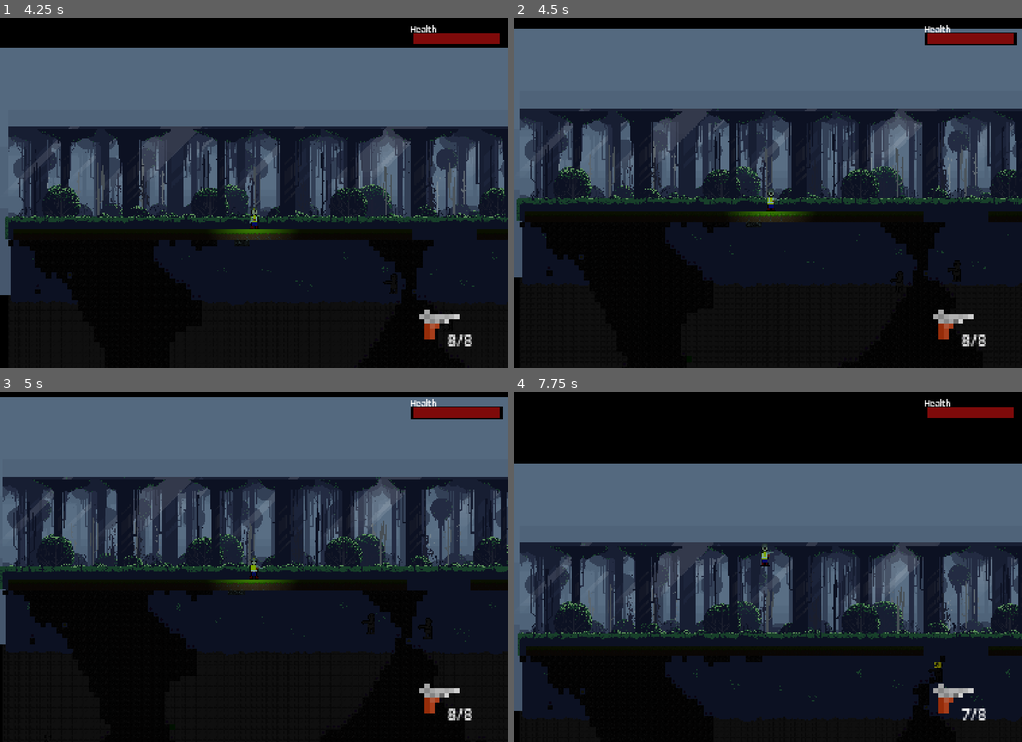
Above: before the commit, frames 1-4 (two rows, left to right).
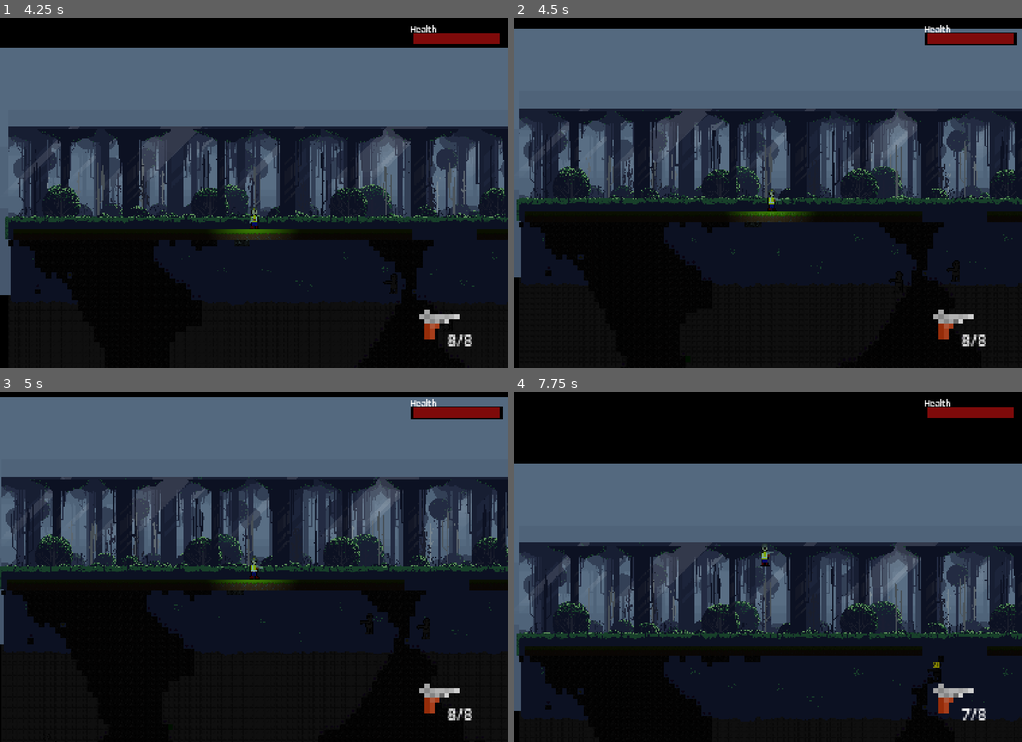
Above: after the commit, the same moments.

Repository: dullee/cave_game
Game: Godot game, scene res://UI/start_menu.tscn
Two runs of this game, one before a commit and one after it. Both use one fixed random seed, a clock stepped at 60 frames per second and the inputs below. The engine's default icon, where the game draws it, is replaced by a stand-in: a white triangle on a blue panel in a dark square.
Inputs (mouse positions are in pixels of both pictures, inside the frame that each line leads up to):
- Up to frame 1 (4.25 s): click "Singleplayer" at 0.5 s; move the mouse to (365, 175) at 1.27 s; tap A (a) at 1.35, 3.05, 3.6 s; tap D (d) at 1.55, 2.1, 3.8 s; tap Enter at 2 s; move the mouse to (152, 210) at 2.02 s; tap R (r) at 2.3, 2.85 s; move the mouse to (304, 116) at 2.77 s; hold Shift (left_shift) 2.78-3.53 s; move the mouse to (228, 263) at 3.52 s
- Up to frame 2 (4.5 s): move the mouse to (920, 245) at 4.27 s; tap D (d) at 4.35 s
- Up to frame 3 (5 s): tap R (r) at 4.55 s
- Up to frame 4 (7.75 s): move the mouse to (615, 514) at 5.02 s; hold Shift (left_shift) 5.03-5.78 s; click (615, 514) at 5.1 s; tap A (a) at 5.3, 7.55 s; move the mouse to (793, 567) at 5.77 s; right-click (793, 567) at 5.85 s; tap D (d) at 6.05 s; move the mouse to (691, 479) at 6.52 s; hold Shift (left_shift) from 6.53 s (still down); tap Mouse wheel down (mouse_wheel_down) at 6.6 s; tap R (r) at 6.8 s; move the mouse to (879, 549) at 7.27 s; tap Mouse wheel up (mouse_wheel_up) at 7.35 s

Frame 1 is identical in both runs. In frame 2, 5.3% of the frame differs, in the area x 0-100%, y 25-78%; in frame 3, 6.9%; in frame 4, 7.1%, in the area x 0-100%, y 42-94%.

Commit message:
Refine enemy attack range & player knockback
Enemy: add ATTACK_RANGE and stop moving when within range (slow to a halt), and reorder attack/knockback calls in attack(). Player: introduce knockback_up_multiplier (export + set in scene), tighten knockback decay, remove debug prints, blend player input with active knockback (reduced horizontal control while knocked), apply vertical knockback immediately in fall, clear and stop horizontal velocity on landing, and reduce the upward component of applied knockback. These changes adjust combat feel/balancing and remove noisy logging.

Diff:
--- a/entities/enemies/enemy/enemy.gd
+++ b/entities/enemies/enemy/enemy.gd
@@ -12,12 +12,14 @@
 const GRAVITY = 900.0
 var direction := 0.0
 
+
 const SEPARATION_FORCE := 200.0
 const SEPARATION_DISTANCE := 40.0
 
 var _last_direction := 1.0
 var player: CharacterBody2D
 var jump_timer = 0.0
+const ATTACK_RANGE := 40.0
 var attack_damage = 15
 var attack_cooldown: float = 0.12
 var can_attack = true
@@ -40,7 +42,12 @@
 
 	velocity.y += GRAVITY * delta
 	direction = sign(player.global_position.x - global_position.x)
-	velocity.x = direction * SPEED
+	var dist = abs(player.global_position.x - global_position.x)
+	if dist > ATTACK_RANGE:
+		velocity.x = direction * SPEED
+	else:
+		velocity.x = move_toward(velocity.x, 0.0, SPEED)  # slow to stop
+
 	jump_timer -= delta
 	if is_on_floor():
 		if player.global_position.y < global_position.y - 32 and jump_timer <= 0:
@@ -103,8 +110,8 @@
 	can_attack = false
 	var knockback_dir = (entity.global_position - global_position).normalized()
 	if entity.has_method("take_damage"):
+		entity.deal_knockback(knockback_dir)
+	if entity.has_method("deal_knockback"):
 		entity.take_damage(attack_damage)
-	if entity.has_method("deal_knockback"):
-		entity.deal_knockback(knockback_dir)
 	await get_tree().create_timer(attack_cooldown).timeout
 	can_attack = true
--- a/entities/player/player.gd
+++ b/entities/player/player.gd
@@ -13,6 +13,7 @@
 @onready var animation_player: AnimationPlayer = $AnimationPlayer
 @onready var jetpack: Node2D = $Jetpack
 
+@export var knockback_up_multiplier := 0.15
 @export var knockback_force = 300.0
 var _knockback_velocity := Vector2.ZERO
 var knockback_time := 0.2
@@ -67,9 +68,9 @@
 func _physics_process(delta: float) -> void:
 	if not is_multiplayer_authority() or not input_manager.is_enabled():
 		return
-	_knockback_velocity = _knockback_velocity.move_toward(Vector2.ZERO, knockback_force * 3.0 * delta)
-	if _knockback_velocity.length() > 10:
-		print("knockback active: ", _knockback_velocity)
+	_knockback_velocity = _knockback_velocity.move_toward(
+		Vector2.ZERO, knockback_force * 4.0 * delta
+	)
 	match state:
 		State.IDLE: _state_idle(delta)
 		State.WALK: _state_walk(delta)
@@ -84,13 +85,19 @@
 
 func _handle_horizontal(_delta: float) -> void:
 	var direction := input_manager.get_axis("a", "d")
-	# Blend player input with decaying knockback
-	velocity.x = direction * SPEED + _knockback_velocity.x
+	if _knockback_velocity.length() > 10.0:
+		# During knockback let it decay, only add player input on top
+		velocity.x = _knockback_velocity.x + direction * SPEED * 0.3
+	else:
+		# Normal movement
+		_knockback_velocity = Vector2.ZERO
+		velocity.x = direction * SPEED
 	if direction != 0 and is_on_floor():
 		_try_step_up(direction)
 
 func _state_idle(delta: float) -> void:
 	_apply_gravity(delta)
+	_handle_horizontal(delta)
 	move_and_slide()
 	if not is_on_floor():
 		state = State.FALL
@@ -130,8 +137,8 @@
 func _state_fall(delta: float) -> void:
 	_apply_gravity(delta)
 	_handle_horizontal(delta)
-	velocity.y += _knockback_velocity.y  # ← apply vertical knockback
-	_knockback_velocity.y = 0.0          # ← consume it immediately
+	velocity.y += _knockback_velocity.y
+	_knockback_velocity.y = 0.0
 	if input_manager.is_action_just_pressed("space") and not double_jumped:
 		double_jumped = true
 		_jump()
@@ -140,7 +147,8 @@
 	move_and_slide()
 	if is_on_floor():
 		double_jumped = false
-		_knockback_velocity = Vector2.ZERO  # ← clear on landing
+		_knockback_velocity = Vector2.ZERO  # clear all knockback on land
+		velocity.x = 0.0                    # ← force stop horizontal movement
 		state = State.IDLE
 		if jetpack:
 			jetpack.on_landed()
@@ -202,12 +210,10 @@
 func _apply_knockback(direction: Vector2) -> void:
 	if not is_multiplayer_authority():
 		return
-	print("applying knockback | dir: ", direction, " force: ", knockback_force)
 	state = State.FALL
 	sound_component.play_sound("player_hit")
 	_knockback_velocity = direction.normalized() * knockback_force
-	_knockback_velocity.y = -abs(knockback_force * 0.6)
-	print("knockback velocity set to: ", _knockback_velocity)
+	_knockback_velocity.y = -abs(knockback_force * knockback_up_multiplier)  # ← reduce this value
 	velocity = _knockback_velocity
 
 func _start_invincibility() -> void:
--- a/entities/player/player.tscn
+++ b/entities/player/player.tscn
@@ -201,6 +201,7 @@
 floor_constant_speed = true
 floor_snap_length = 16.0
 script = ExtResource("1_gx6sm")
+knockback_up_multiplier = 0.2
 metadata/_edit_vertical_guides_ = [0.0]
 
 [node name="MultiplayerSynchronizer" type="MultiplayerSynchronizer" parent="." unique_id=74005596]
